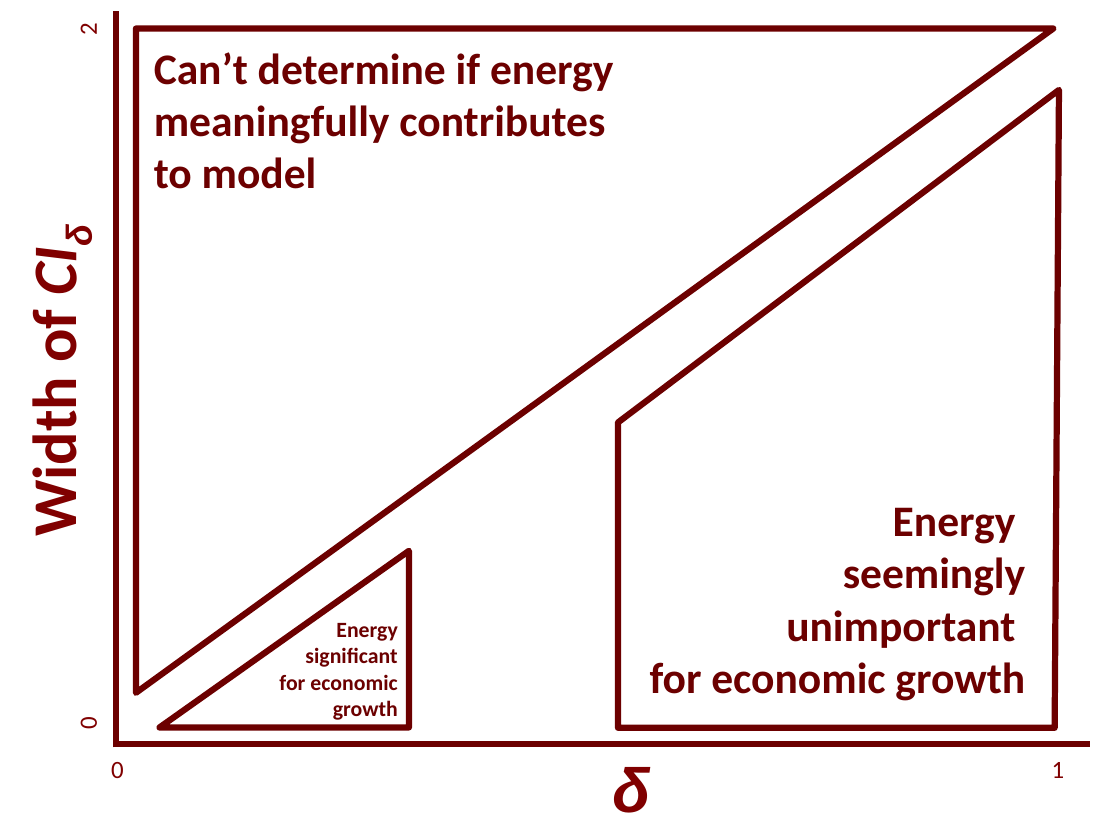
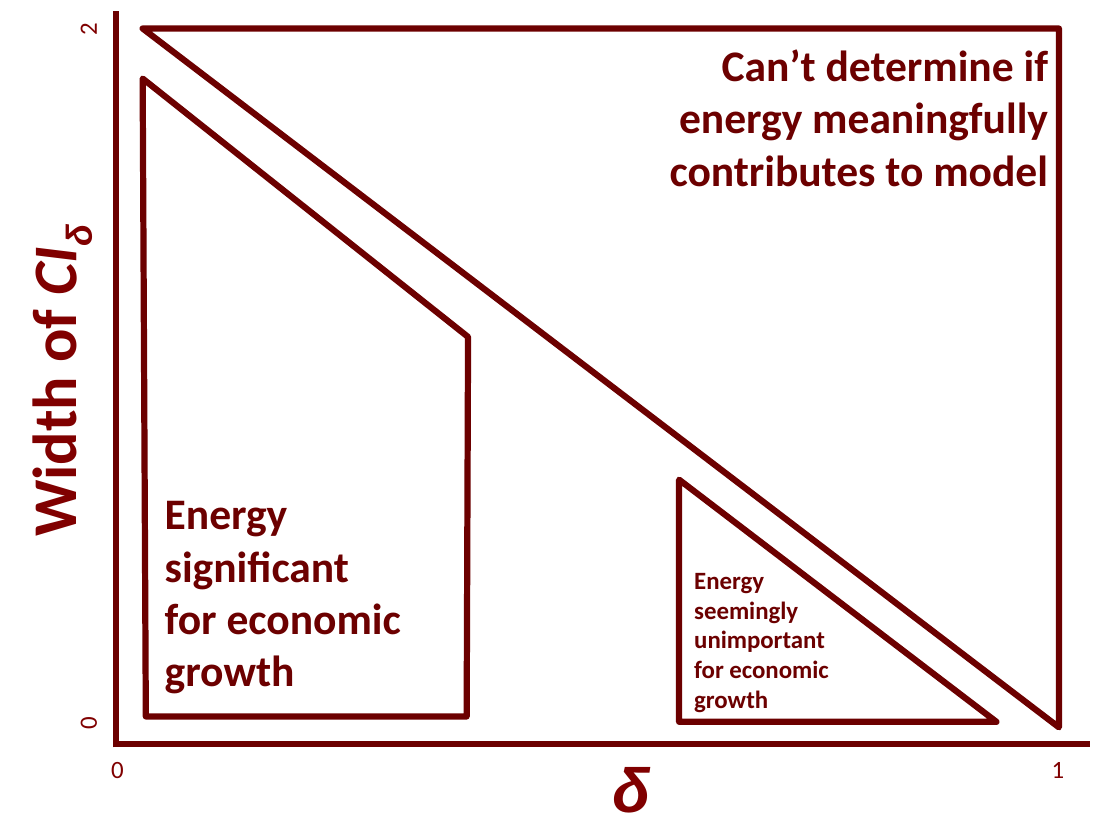
Before and after one commit to EconModels/MacroGrowth, a slide deck: slide 6 of figure_other/Seminar Figures.pptx. Drawn at 1120x840 pixels with LibreOffice and Linux fonts; fonts in the diff are those of the drawing. Boxes give left, top, right and bottom in pixels: in the first picture for what was removed or moved away, otherwise in the second. Text is boxed around its words. In the diff, an @@ line names an element or a change of style, - is before the commit and + after.

Commit message:
Edited the notional graph for delta to correctly identify regions where we see significance. Many other edits to the presentation.

```diff
--- a/figure_other/Seminar Figures.pptx
+++ b/figure_other/Seminar Figures.pptx
@@ right triangle at [142, 28, 1058, 727]: mirrored; rotation 90 to 0 degrees @@
@@ text at [670, 49, 1048, 187]: text changed @@
-Can’t determine if energy
-meaningfully contributes
-to model
+Can’t determine if energy meaningfully contributes to model
@@ freeform shape: place and size @@
-freeform shape at [618, 90, 1060, 728]
+freeform shape at [142, 78, 468, 717]
@@ right triangle: place and size @@
-right triangle at [159, 551, 409, 728]
+right triangle at [679, 479, 996, 721]
@@ right triangle at [679, 479, 996, 721]: mirrored @@
@@ text "Energy": place and size @@
-text "Energy" at [650, 507, 1025, 701]
+text "Energy" at [165, 500, 401, 694]
@@ text at [165, 500, 288, 537]: alignment right to left @@
@@ text at [165, 551, 401, 694]: text changed @@
-seemingly unimportant
-for economic growth
+significant
+for economic
+growth
@@ text "Energy": place and size @@
-text "Energy" at [279, 623, 398, 720]
+text "Energy" at [694, 573, 828, 713]
@@ text at [694, 573, 764, 594]: size 14 to 16 pt in "Energy"; alignment right to left @@
@@ text at [694, 601, 828, 713]: text changed; size 14 to 16 pt @@
-significant
-for economic
-growth
+seemingly unimportant
+for economic growth
```
Also in this commit, not shown: 3 other files.
